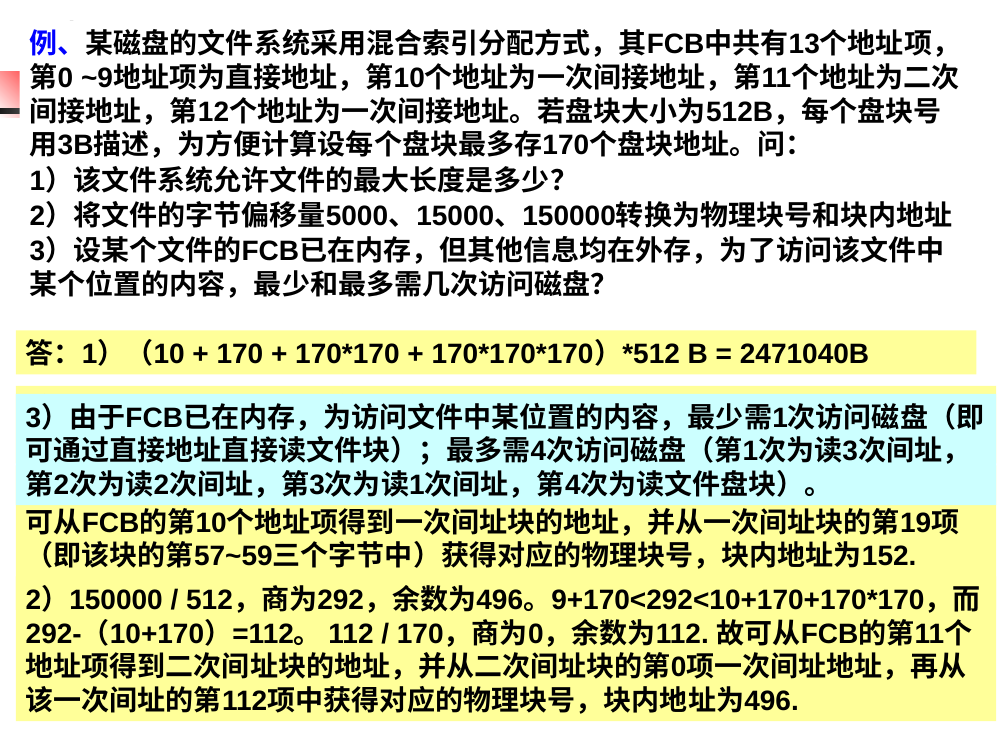
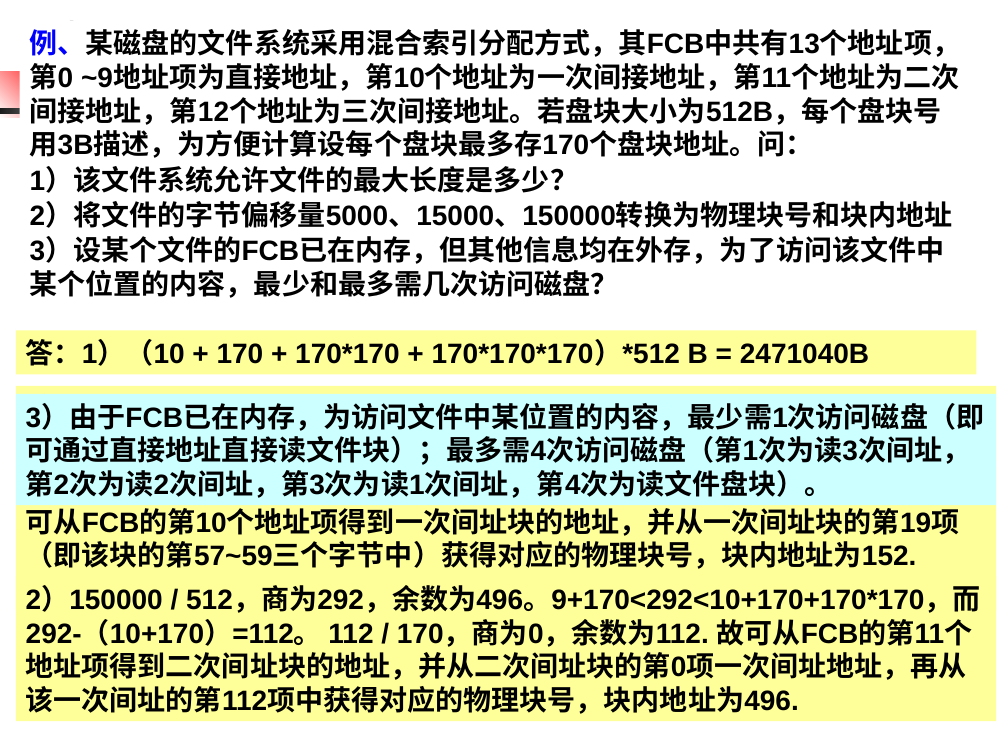
Before and after one commit to edu2act/course-OS, a slide deck: slide 57 of materials/slides/OS_Chap 7.ppt. Drawn at 1008x756 pixels with LibreOffice and Linux fonts; fonts in the diff are those of the drawing. Boxes give left, top, right and bottom in pixels: in the first picture for what was removed or moved away, otherwise in the second. Text is boxed around its words. In the diff, an @@ line names an element or a change of style, - is before the commit and + after.

```diff
--- a/materials/slides/OS_Chap 7.ppt
+++ b/materials/slides/OS_Chap 7.ppt
@@ text at bbox=[30, 29, 960, 158]: text changed @@
-例、某磁盘的文件系统采用混合索引分配方式，其FCB中共有13个地址项，第0 ~9地址项为直接地址，第10个地址为一次间接地址，第11个地址为二次间接地址，第12个地址为一次间接地址。若盘块大小为512B，每个盘块号用3B描述，为方便计算设每个盘块最多存170个盘块地址。问：
+例、某磁盘的文件系统采用混合索引分配方式，其FCB中共有13个地址项，第0 ~9地址项为直接地址，第10个地址为一次间接地址，第11个地址为二次间接地址，第12个地址为三次间接地址。若盘块大小为512B，每个盘块号用3B描述，为方便计算设每个盘块最多存170个盘块地址。问：
```
Also in this commit, not shown: 5 other slides changed, 3 other files.
